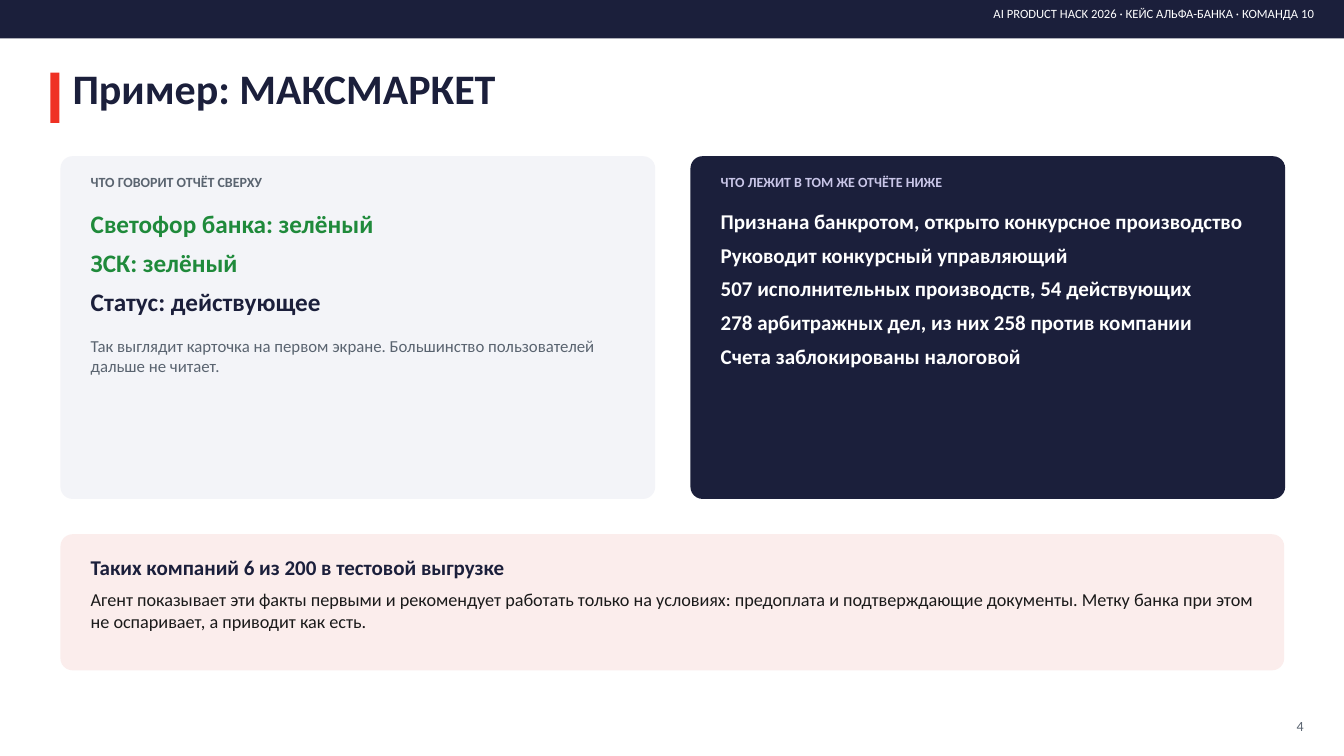
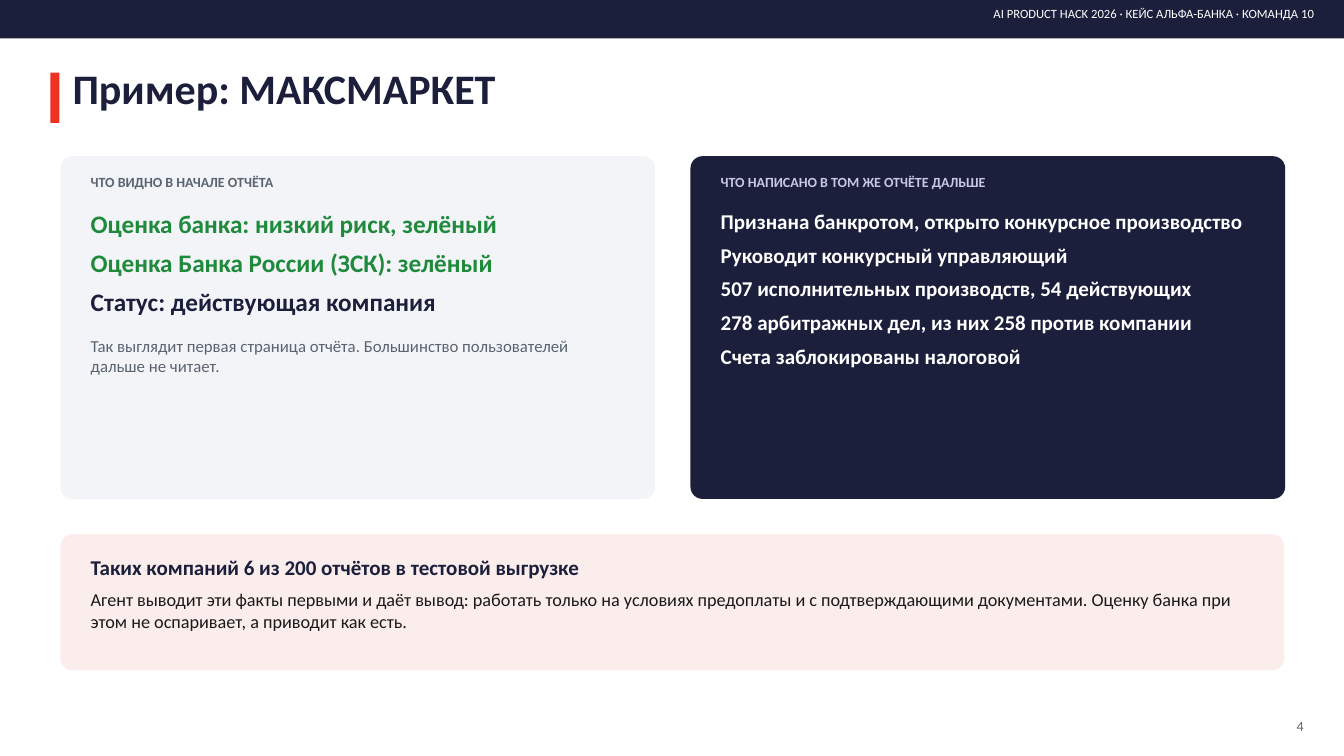
Before and after one commit to formalraindbow/contractor-agent, a slide deck: slide 4 of deliverables/interim/PRESENTATION_INTERIM.pptx. Drawn at 1344x756 pixels with LibreOffice and Linux fonts; fonts in the diff are those of the drawing. Boxes give left, top, right and bottom in pixels: in the first picture for what was removed or moved away, otherwise in the second. Text is boxed around its words. In the diff, an @@ line names an element or a change of style, - is before the commit and + after.

```diff
--- a/deliverables/interim/PRESENTATION_INTERIM.pptx
+++ b/deliverables/interim/PRESENTATION_INTERIM.pptx
@@ text at bbox=[91, 175, 273, 189]: text changed @@
-ЧТО ГОВОРИТ ОТЧЁТ СВЕРХУ
+ЧТО ВИДНО В НАЧАЛЕ ОТЧЁТА
@@ text at bbox=[721, 175, 986, 189]: text changed @@
-ЧТО ЛЕЖИТ В ТОМ ЖЕ ОТЧЁТЕ НИЖЕ
+ЧТО НАПИСАНО В ТОМ ЖЕ ОТЧЁТЕ ДАЛЬШЕ
@@ text at bbox=[91, 215, 568, 375]: text changed; size 12 to 18 pt; bold on @@
-Светофор банка: зелёный
-ЗСК: зелёный
-Статус: действующее
-Так выглядит карточка на первом экране. Большинство пользователей дальше не читает.
+Оценка банка: низкий риск, зелёный
+Оценка Банка России (ЗСК): зелёный
+Статус: действующая компания
+Так выглядит первая страница отчёта. Большинство пользователей дальше не читает.
@@ text at bbox=[91, 560, 1231, 631]: text changed @@
-Таких компаний 6 из 200 в тестовой выгрузке
-Агент показывает эти факты первыми и рекомендует работать только на условиях: предоплата и подтверждающие документы. Метку банка при этом не оспаривает, а приводит как есть.
+Таких компаний 6 из 200 отчётов в тестовой выгрузке
+Агент выводит эти факты первыми и даёт вывод: работать только на условиях предоплаты и с подтверждающими документами. Оценку банка при этом не оспаривает, а приводит как есть.
```
Also in this commit, not shown: 8 other slides changed, 1 slide added, 1 slide removed.
